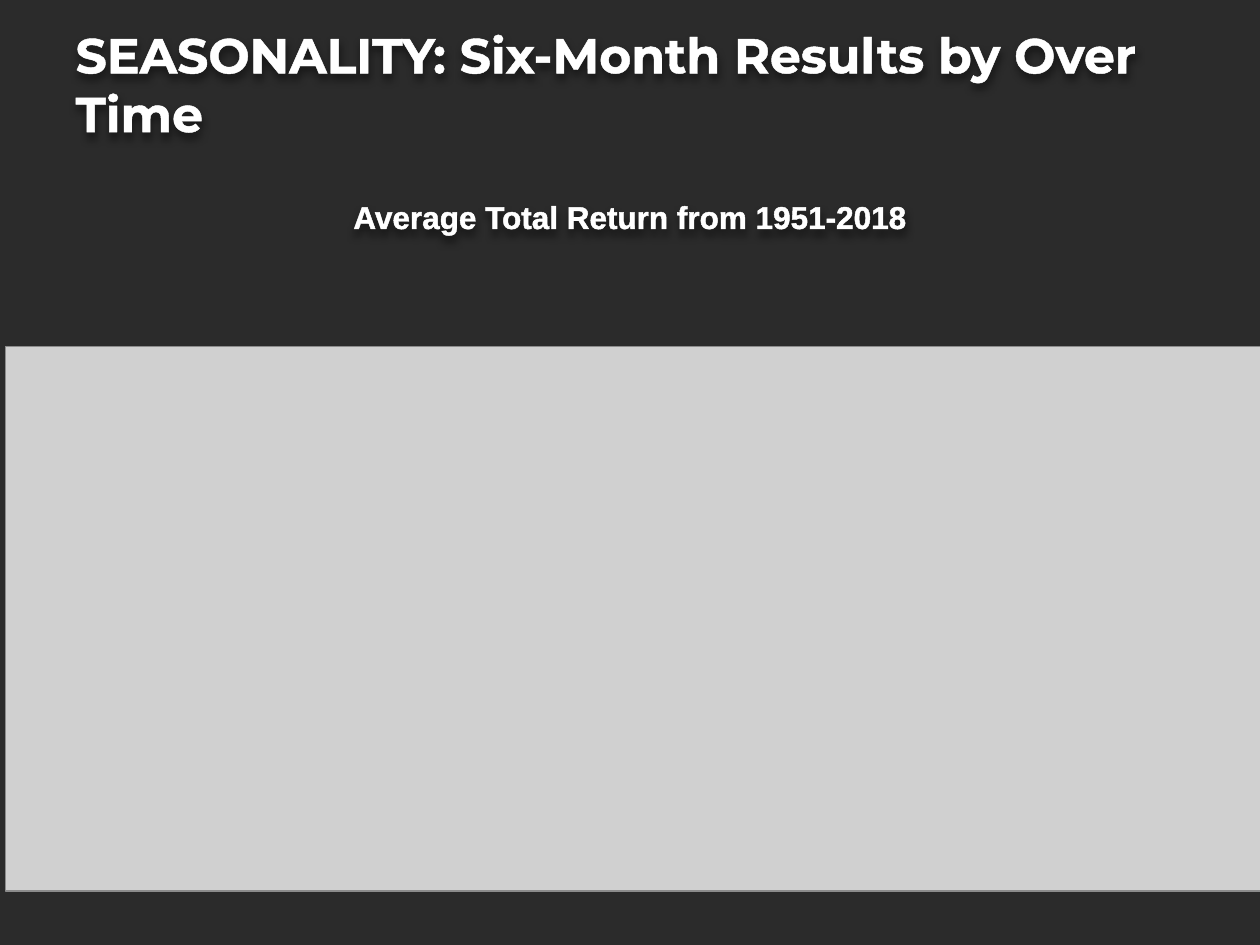
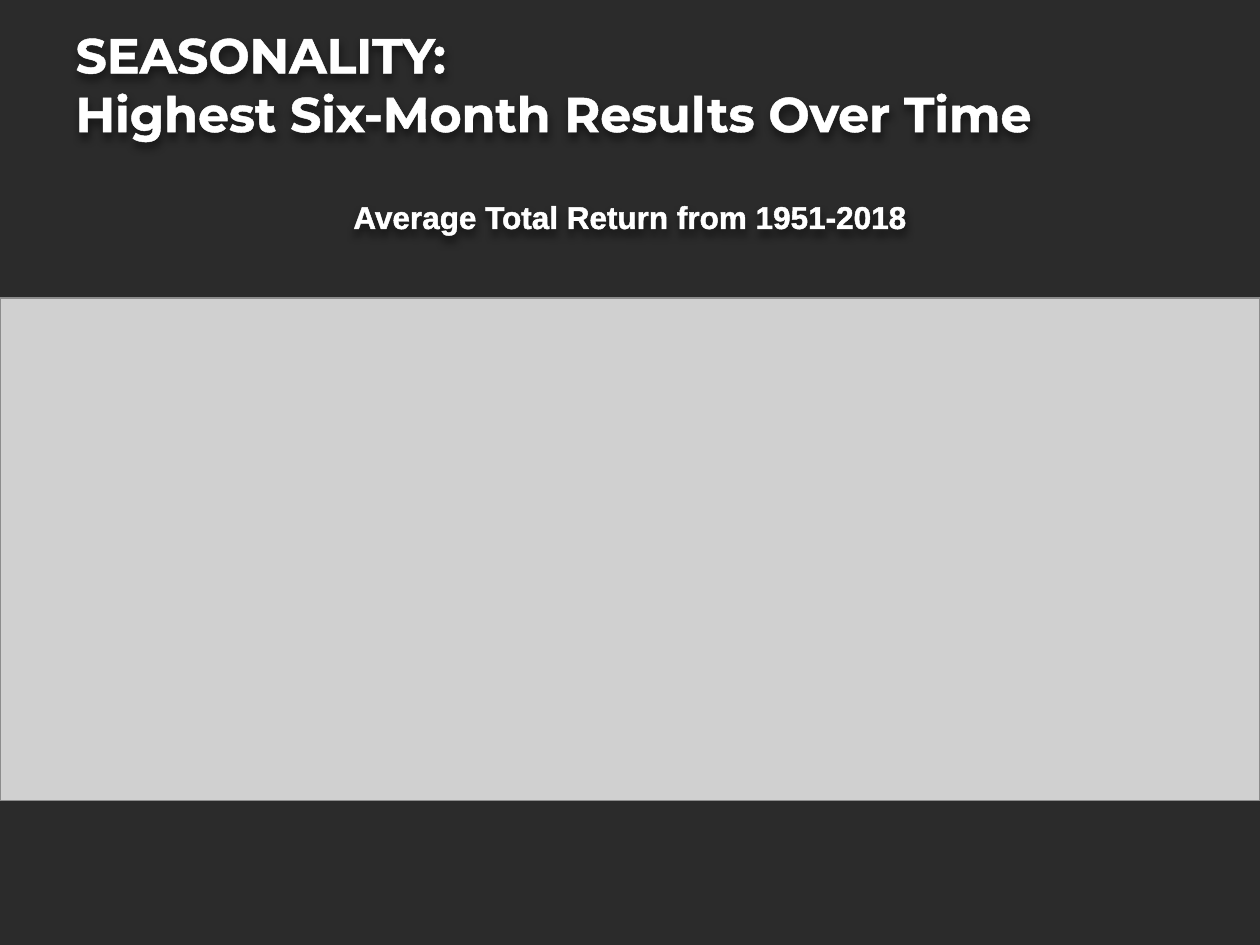
Before and after one commit to projectoneda/projectone, a slide deck: slide 7 of Portfolio Strategy Project.pptx. Drawn at 1260x945 pixels with LibreOffice and Linux fonts; fonts in the diff are those of the drawing; grey boxes stand for pictures; background and template pictures are left out; a plain dark background stands for a picture behind light text. Boxes give left, top, right and bottom in pixels: in the first picture for what was removed or moved away, otherwise in the second. Text is boxed around its words. In the diff, an @@ line names an element or a change of style, - is before the commit and + after.

Commit message:
PPT update

```diff
--- a/Portfolio Strategy Project.pptx
+++ b/Portfolio Strategy Project.pptx
@@ title at bbox=[76, 38, 1031, 143]: text changed @@
-SEASONALITY: Six-Month Results by Over Time
+SEASONALITY:
+Highest Six-Month Results Over Time
@@ picture: place and size @@
-picture at bbox=[5, 346, 1260, 891]
+picture at bbox=[0, 299, 1260, 801]
```
Also in this commit, not shown: 1 other slide changed.
